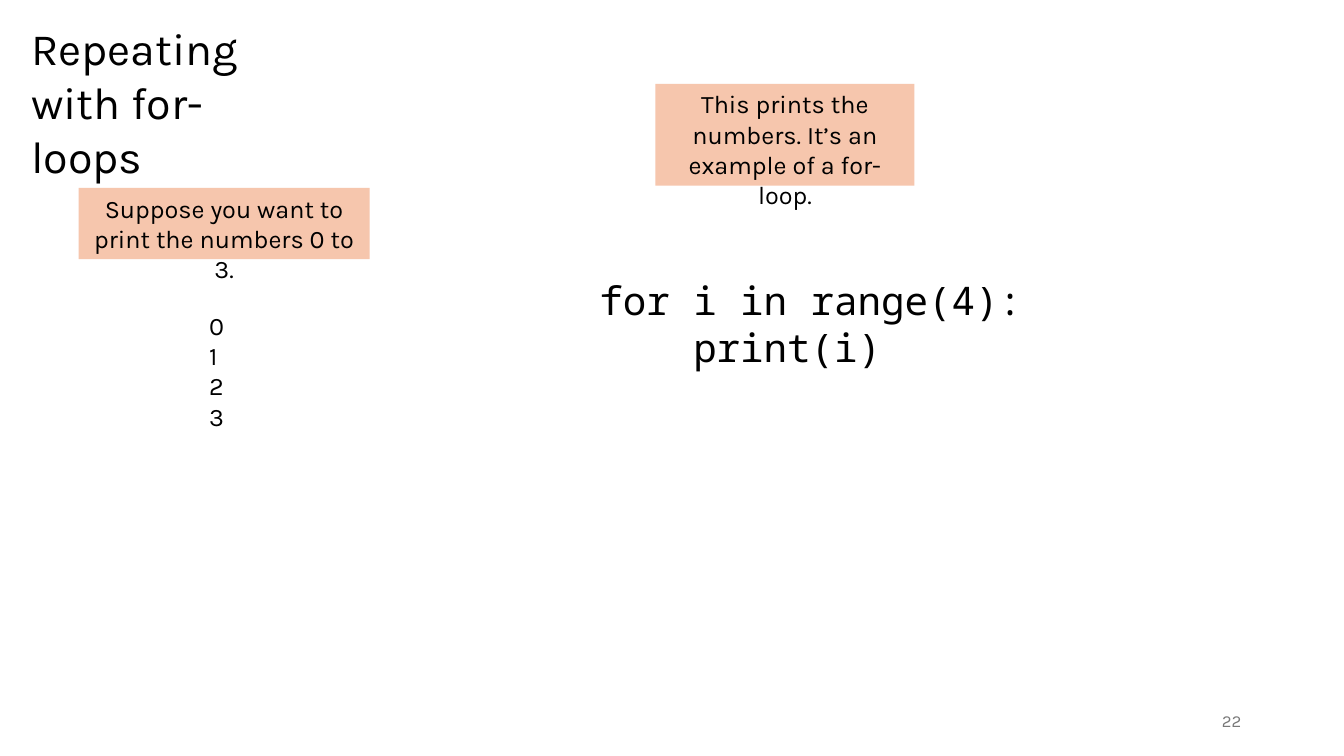
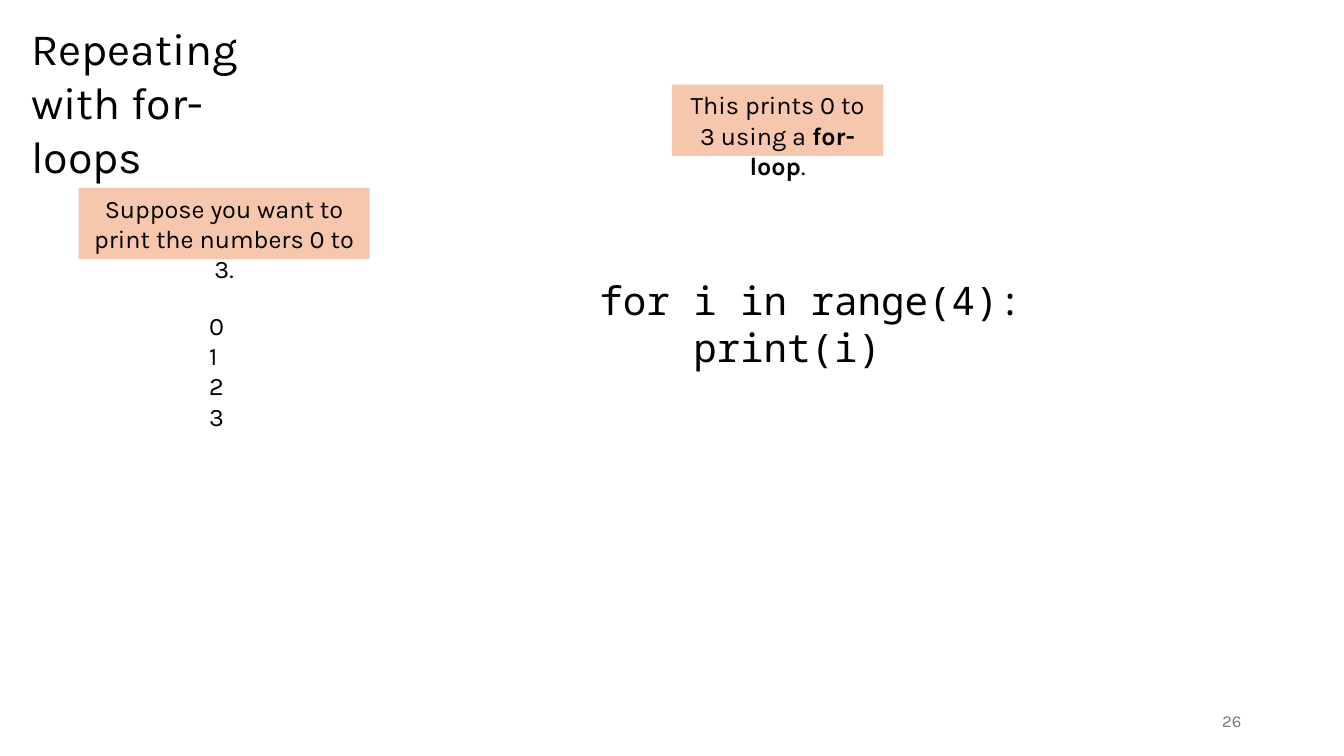
Before and after one commit to tjd1234/cmpt120fall2024, a slide deck: slide 26 of lecture_notes/chapter3/chapter3.pptx (slide 22 before the commit). Drawn at 1344x756 pixels with LibreOffice and Linux fonts; fonts in the diff are those of the drawing. Boxes give left, top, right and bottom in pixels: in the first picture for what was removed or moved away, otherwise in the second. Text is boxed around its words. In the diff, an @@ line names an element or a change of style, - is before the commit and + after.

```diff
--- a/lecture_notes/chapter3/chapter3.pptx
+++ b/lecture_notes/chapter3/chapter3.pptx
@@ rectangle "This prints 0 to 3 ..." resized from (x1=655, y1=84, x2=914, y2=186) to (x1=673, y1=85, x2=884, y2=156) @@
@@ text in rectangle at (x1=691, y1=96, x2=864, y2=181): text changed @@
-This prints the numbers. It’s an example of a for-loop.
+This prints 0 to 3 using a for-loop.
@@ page number at (x1=1222, y1=716, x2=1241, y2=727): text changed @@
-22
+26
```
Also in this commit, not shown: 9 other slides changed, 12 slides added, 1 other file.
